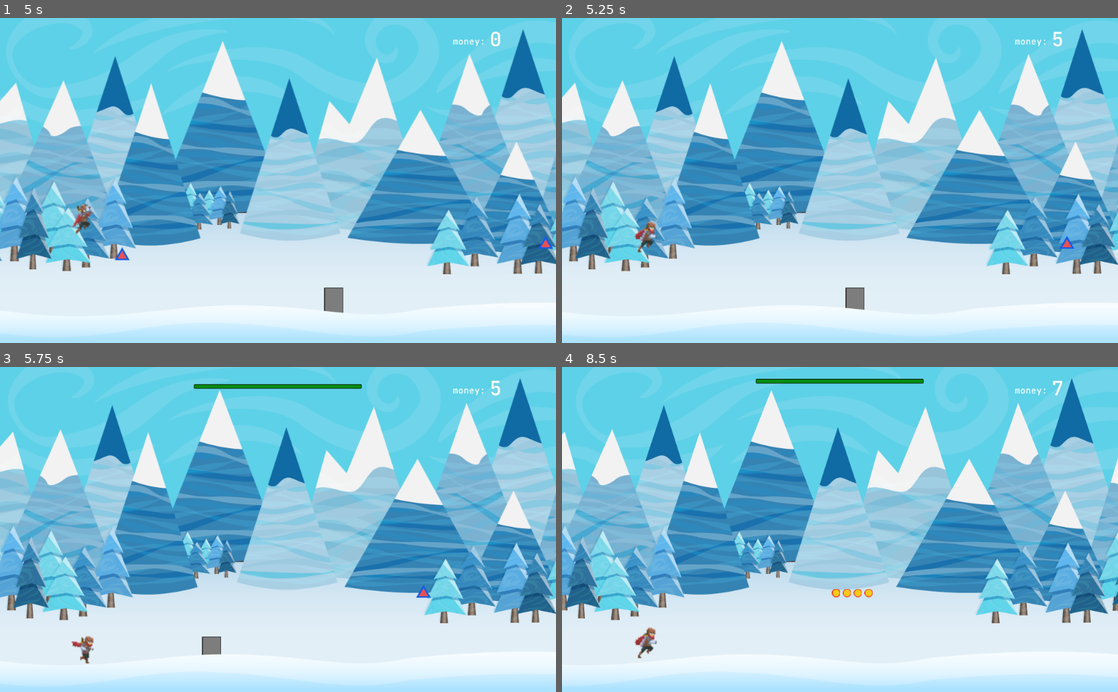
Above: before the commit, frames 1-4 (two rows, left to right).
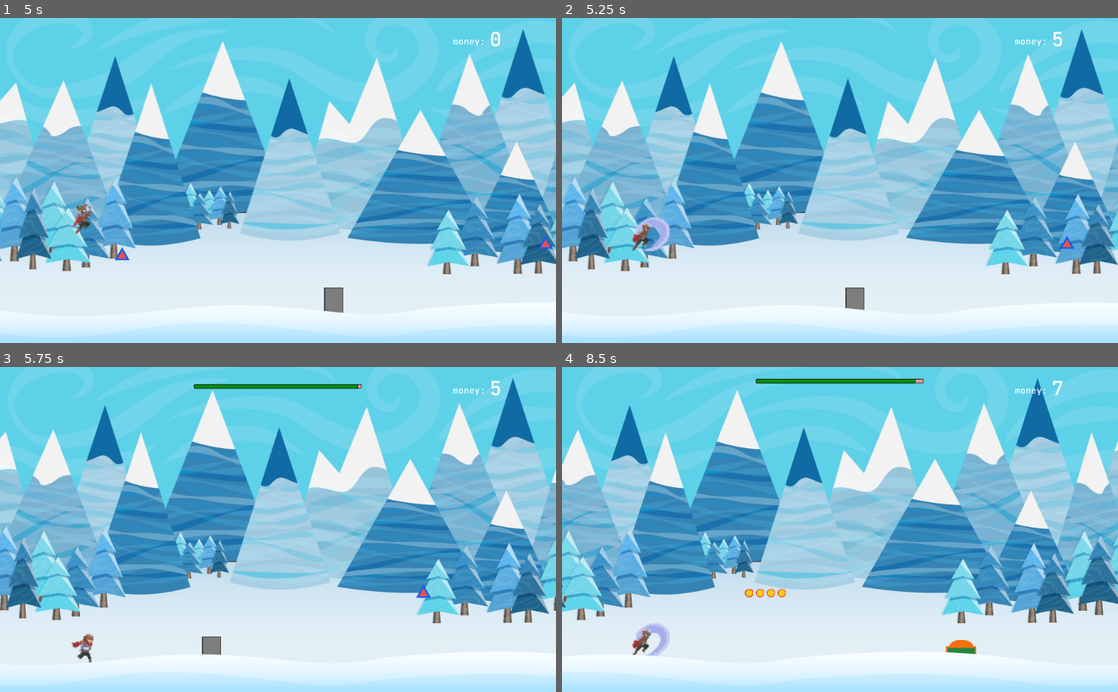
Above: after the commit, the same moments.

Repository: 1shevelov/Monster-Farm-prototype
Game: Godot game, scene res://Game.tscn
The game is run twice, just before and just after one commit, with the same random seed, the same clock (stepped at 60 frames per second) and the same inputs. Sound files missing from this copy of the repository are replaced by a short silence.
Inputs:
- Up to frame 1 (5 s): tap Space (jump) at 0.77, 1.52, 3.02, 3.77, 4.52 s
- Up to frame 2 (5.25 s): no input
- Up to frame 3 (5.75 s): no input
- Up to frame 4 (8.5 s): tap Space (jump) at 6.02, 6.77, 7.52 s

Frame 1 is identical in both runs. In frame 2, 2.1% of the frame differs, in the area x 0-100%, y 3-90%; in frame 3, 17%; in frame 4, 39%.

Commit message:
Changed one hit mob signals. Debugged interaction signals initialization

Diff:
--- a/avatar/Avatar.gd
+++ b/avatar/Avatar.gd
@@ -141,28 +141,19 @@
 	Signals.emit_signal("update_money", money)
 
 
-func on_attacked(attacking_node: Node2D, node_type: String) -> void:
-	print_debug("Avatar is under attack")
+func on_attacked_hp_object(attacking_node: Node2D) -> void:
+	print_debug("Avatar is under attack by hp object")
 	attacked_node = attacking_node
-	match node_type:
-		"Obstacle", "Mob":
-			print("Avatar is attacking an obstacle ", attacking_node)
-			attack_hp_object()
-		"OneHitMob":
-			print(attacking_node, " killed")
-			attack_one_hit_mob()
-		_:
-			print("Avatar attacked a ", attacking_node)
-
-
-func attack_hp_object() -> void:
 	state = ATTACK
 	Globals.world_speed = Globals.ZERO_WORLD_SPEED
 	$AttackTimer.start()
 	Signals.emit_signal("world_stopped")
 
 
-func attack_one_hit_mob() -> void:
+func on_attacked_one_hit_mob(attacking_node: Node2D, money_given: int = 0) -> void:
+	print(attacking_node, " killed")
+	attacked_node = attacking_node
+	add_money(money_given)
 #	animation.stop()
 	animation.play("AirAttack")
 
@@ -175,8 +166,7 @@
 
 
 # when receiving damage from object's weapon
-func on_damaged(attacking_node: Node2D, damage: int) -> void:
-	print("Avatar is attacked by %s for %s damage" % [attacking_node, damage])
+func on_damaged(damage: int) -> void:
 	$hp.receive_damage(damage)
 	if $hp.is_dead():
 		on_killed()
@@ -199,7 +189,7 @@
 	attacked_node.receive_damage(damage)
 
 
-# when attacked object destroyed
+# when attacked hp object is destroyed
 func on_object_destroyed(destroyed_node: Node2D, money_given: int = 0) -> void:
 	if attacked_node == destroyed_node:
 		print(destroyed_node, " destroyed")
--- a/objects/Obstacle.gd
+++ b/objects/Obstacle.gd
@@ -1,8 +1,8 @@
 extends "../scripts/ScrollMovement.gd"
 
-signal avatar_attacked # on collision
+signal avatar_attacked_hp_object # on collision
 signal avatar_damaged  # on this.weapon attacking avatar
-signal destroyed  # on this destoyed
+signal destroyed_hp_object  # on this destoyed
 
 var avatar_node: Node2D
 
@@ -59,15 +59,19 @@
 
 
 func connect_to_avatar() -> void:
-# warning-ignore:return_value_discarded
-	connect("avatar_attacked", avatar_node, "on_attacked", [], \
-	CONNECT_ONESHOT + CONNECT_DEFERRED)
-	if has_weapon and connect("avatar_damaged", \
-	avatar_node, "on_damaged", [], CONNECT_DEFERRED):
+	var err = connect("avatar_attacked_hp_object", avatar_node, \
+	"on_attacked_hp_object", [], CONNECT_ONESHOT + CONNECT_DEFERRED)
+	if err != OK:
+		print_debug("Error connecting \"avatar_attacked_hp_object\": ", err)
+	err = connect("avatar_damaged", avatar_node, "on_damaged", [], CONNECT_DEFERRED)
+	if err != OK:
+		print_debug("Error connecting \"avatar_damaged\": ", err)
+	elif has_weapon:
 		$Weapon.attack_start()
-# warning-ignore:return_value_discarded
-	connect("destroyed", avatar_node, "on_object_destroyed", [], \
-	CONNECT_ONESHOT + CONNECT_DEFERRED)
+	err = connect("destroyed_hp_object", avatar_node, "on_object_destroyed", \
+	[], CONNECT_ONESHOT + CONNECT_DEFERRED)
+	if err != OK:
+		print_debug("Error connecting \"destroyed_hp_object\": ", err)
 
 
 func _on_Collision_body_entered(some_node: Node) -> void:
@@ -77,7 +81,7 @@
 			hit_sound.play()
 		$hp.show_ui()
 		connect_to_avatar()
-		emit_signal("avatar_attacked", self, "Obstacle")
+		emit_signal("avatar_attacked_hp_object", self)
 
 
 func _on_VisibilityNotifier2D_screen_exited() -> void:
@@ -85,7 +89,7 @@
 
 
 func on_destroyed() -> void:
-	emit_signal("destroyed", self, money)
+	emit_signal("destroyed_hp_object", self, money)
 	if money > 0 and not Globals.SILENT_MODE:
 		money_sound.play()
 #		die effect or sound?
@@ -100,4 +104,4 @@
 
 
 func on_weapon_attacked(damage: int) -> void:
-	emit_signal("avatar_damaged", self, damage)
+	emit_signal("avatar_damaged", damage)
--- a/objects/OneHitMob.gd
+++ b/objects/OneHitMob.gd
@@ -1,13 +1,11 @@
 extends "../scripts/ScrollMovement.gd"
 
-signal avatar_attacked # on collision
+signal avatar_attacked_one_hit_mob # on collision
 signal avatar_damaged  # on this.weapon attacking avatar
-signal destroyed  # on this destoyed
+#signal destroyed  # on this destoyed
 
 onready var hit_sound := $HitSound
 onready var money_sound := $MoneySound
-
-var avatar_node: Node2D
 
 var money: int
 
@@ -45,31 +43,32 @@
 	move()
 
 
-func connect_to_avatar() -> void:
-# warning-ignore:return_value_discarded
-	connect("avatar_attacked", avatar_node, "on_attacked", [], \
+func connect_to_avatar(avatar_node: Node) -> void:
+	var err = connect("avatar_attacked_one_hit_mob", avatar_node, "on_attacked_one_hit_mob", [], \
 	CONNECT_ONESHOT + CONNECT_DEFERRED)
-	if has_weapon and connect("avatar_damaged", \
-	avatar_node, "on_damaged", [], CONNECT_ONESHOT + CONNECT_DEFERRED):
+	if err != OK:
+		print_debug("Error connecting \"avatar_attacked_one_hit_mob\": ", err)
+	err = connect("avatar_damaged", \
+	avatar_node, "on_damaged", [], CONNECT_ONESHOT + CONNECT_DEFERRED)
+	if err == OK and has_weapon:
 		$Weapon.attack_stop()
-# warning-ignore:return_value_discarded
-	connect("destroyed", avatar_node, "on_object_destroyed", [], \
-	CONNECT_ONESHOT + CONNECT_DEFERRED)
+	else:
+		print_debug("Error connecting \"avatar_damaged\": ", err)
 
 
 func _on_Collision_body_entered(some_node: Node):
 	if some_node.name == Globals.AVATAR_NODE_NAME:
-		avatar_node = some_node
-		connect_to_avatar()
-		emit_signal("avatar_attacked", self, "OneHitMob")
+		connect_to_avatar(some_node)
+		emit_signal("avatar_attacked_one_hit_mob", self, money)
 		hide()
 		if not Globals.SILENT_MODE:
 			hit_sound.play()
 		if money > 0 and not Globals.SILENT_MODE:
 			money_sound.play()
-		emit_signal("destroyed", self, money)
+#		emit_signal("destroyed", self, money)
 		yield(hit_sound, "finished")
-		queue_free()
+		if not has_weapon:
+			queue_free()
 
 
 func _on_VisibilityNotifier2D_screen_exited():
@@ -77,4 +76,5 @@
 
 
 func on_weapon_attacked(damage: int) -> void:
-	emit_signal("avatar_damaged", self, damage)
+	emit_signal("avatar_damaged", damage)
+	queue_free()
--- a/objects/Weapon.gd
+++ b/objects/Weapon.gd
@@ -55,13 +55,15 @@
 
 func connect_attack_signal() -> bool:
 	if one_time:
-		if connect("weapon_attacked", get_parent(), "on_weapon_attacked", \
-		[get_damage()], CONNECT_DEFERRED + CONNECT_ONESHOT):
+		var err = connect("weapon_attacked", get_parent(), "on_weapon_attacked", \
+		[], CONNECT_DEFERRED + CONNECT_ONESHOT)
+		if err != OK:
 			print_debug("Error connecting \"weapon_attacked\" with its parent ", get_parent())
 			return false
 	else:
-		if connect("weapon_attacked", get_parent(), "on_weapon_attacked", \
-		[get_damage()], CONNECT_DEFERRED):
+		var err = connect("weapon_attacked", get_parent(), "on_weapon_attacked", \
+		[], CONNECT_DEFERRED)
+		if err != OK:
 			print_debug("Error connecting \"weapon_attacked\" with its parent ", get_parent())
 			return false
 	return true
@@ -135,12 +137,14 @@
 #	return one_time
 
 
-func _on_AttackTimer_timeout():
+func _on_AttackTimer_timeout() -> void:
 	emit_signal("weapon_attacked", get_damage())
 
 
 func attack_stop() -> void:
 	if one_time:
-		emit_signal("weapon_attacked", get_damage())
+		var dam = get_damage()
+		print_debug("One time weapon attacks for ", dam)
+		emit_signal("weapon_attacked", dam)
 	else:
 		$AttackTimer.stop()
